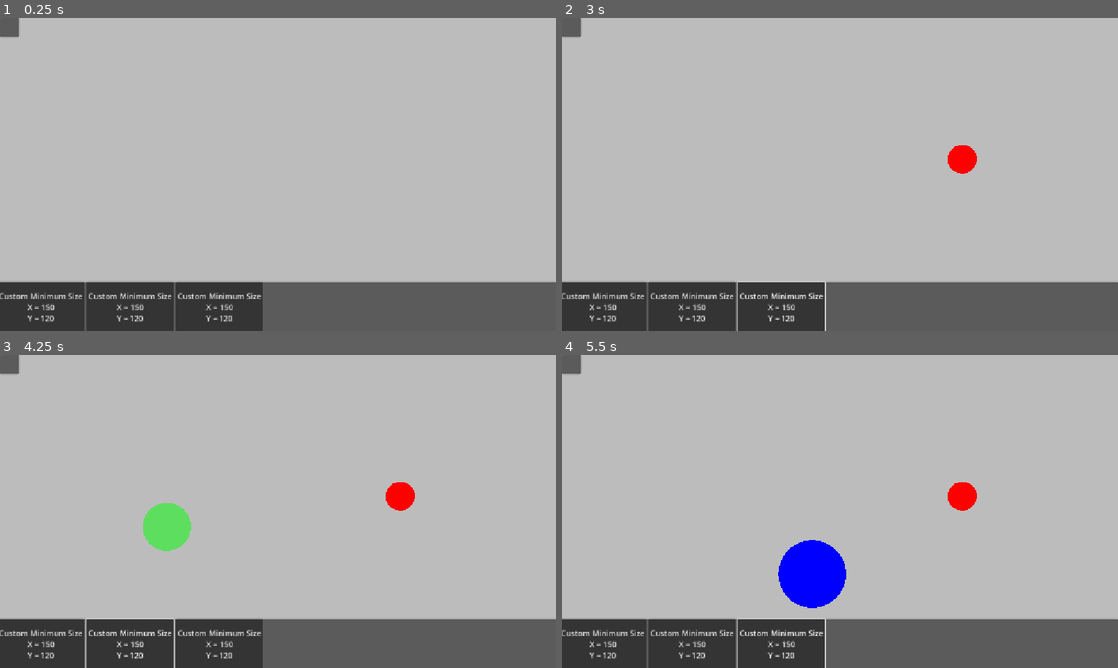
Above: before the commit, frames 1-4 (two rows, left to right).
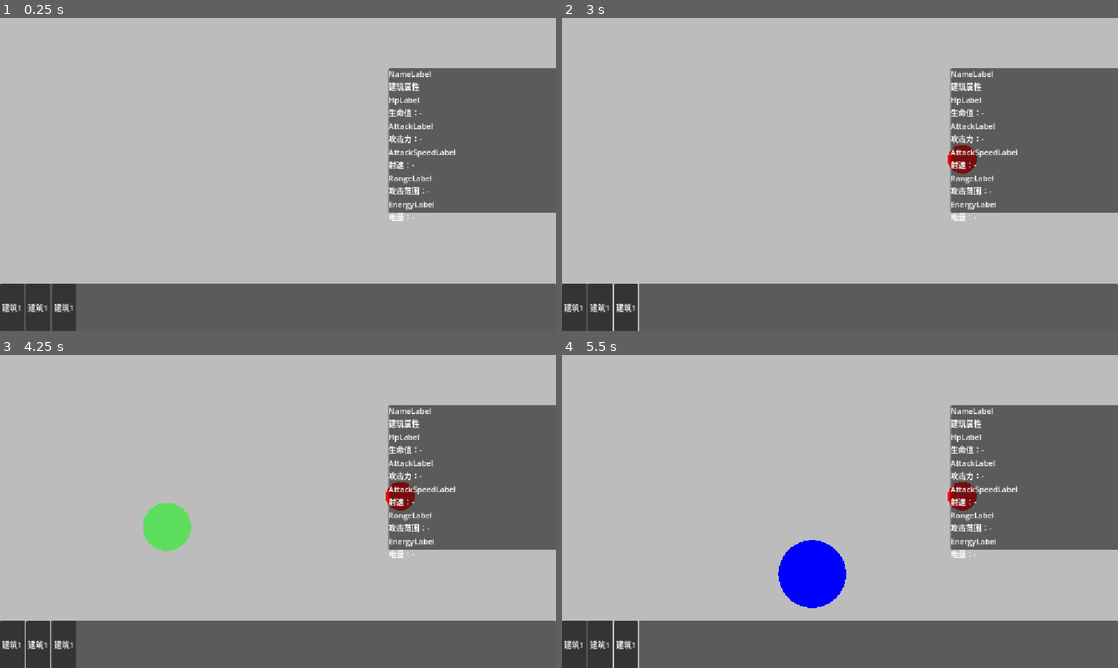
Above: after the commit, the same moments.

Repository: qiyiyuan042/godot_spaceMission
Game: Godot game, scene res://main2.tscn
Same seed, same stepped clock (60 frames per second), same inputs: the game is played once before the commit and once after it.
Inputs (mouse positions are in pixels of both pictures, inside the frame that each line leads up to):
- Up to frame 1 (0.25 s): no input
- Up to frame 2 (3 s): click "Custom Minimum Size X = 150 Y…" (after the commit: "建筑1") at 0.5 s; click "Custom Minimum Size X = 150 Y…" (after the commit: "建筑1") at 1.25 s; click "Custom Minimum Size X = 150 Y…" (after the commit: "建筑1") at 2 s; tap Enter at 2.75 s; move the mouse to (962, 158) at 2.77 s; hold Right (ui_right) from 2.78 s (still down); tap 1 at 2.85 s; click (962, 158) at 2.92 s
- Up to frame 3 (4.25 s): tap Space at 3.5 s; move the mouse to (166, 527) at 3.52 s; release Right (ui_right) at 3.53 s; hold Left (ui_left) from 3.53 s (still down); tap 2 at 3.6 s
- Up to frame 4 (5.5 s): tap Enter at 4.25 s; move the mouse to (895, 442) at 4.27 s; release Left (ui_left) at 4.28 s; hold Right (ui_right) from 4.28 s (still down); tap 3 at 4.35 s; tap Space at 5 s; move the mouse to (812, 574) at 5.02 s; tap Shift at 5.1 s; click (812, 574) at 5.17 s

The runs differ from the first frame. In frame 1, 20% of the frame differs, in the area x 0-100%, y 0-100%; in frame 2, 20%; in frame 3, 20%; in frame 4, 20%.

Commit message:
新增底栏ui

Diff:
--- a/Project_1/test/main2.tscn
+++ b/Project_1/test/main2.tscn
@@ -26,44 +26,74 @@
 
 [node name="UI" type="CanvasLayer" parent="." unique_id=1697875001]
 
-[node name="BottomPanel" type="Panel" parent="UI" unique_id=48209085]
+[node name="BottomPanel" type="Panel" parent="UI" unique_id=1141778948]
 anchors_preset = -1
-anchor_top = 1.0
-anchor_right = 0.33854166
+anchor_top = 0.85
+anchor_right = 1.0
 anchor_bottom = 1.0
-offset_left = -6.0
-offset_top = -102.0
-offset_right = 762.0
-offset_bottom = 6.0
-grow_horizontal = 2
-grow_vertical = 0
+
+[node name="Cards" type="HBoxContainer" parent="UI/BottomPanel" unique_id=1569504794]
+layout_mode = 1
+anchors_preset = -1
+anchor_right = 1.0
+anchor_bottom = 1.0
 offset_transform_enabled = true
-offset_transform_visual_only = false
-metadata/_edit_use_anchors_ = true
 
-[node name="Cards" type="HBoxContainer" parent="UI/BottomPanel" unique_id=1847190022]
-layout_mode = 0
-offset_right = 76.0
-offset_bottom = 105.0
+[node name="BuildingCard1" type="Button" parent="UI/BottomPanel/Cards" unique_id=1031503680]
+layout_mode = 2
+offset_transform_enabled = true
+text = "建筑1"
 
-[node name="BuildingCard1" type="Button" parent="UI/BottomPanel/Cards" unique_id=1734401585]
+[node name="BuildingCard2" type="Button" parent="UI/BottomPanel/Cards" unique_id=1609969938]
 layout_mode = 2
-text = "Custom Minimum Size
-X = 150
-Y = 120"
+offset_transform_enabled = true
+text = "建筑1"
 
-[node name="BuildingCard2" type="Button" parent="UI/BottomPanel/Cards" unique_id=1871287084]
+[node name="BuildingCard3" type="Button" parent="UI/BottomPanel/Cards" unique_id=662964138]
 layout_mode = 2
-text = "Custom Minimum Size
-X = 150
-Y = 120"
-
-[node name="BuildingCard3" type="Button" parent="UI/BottomPanel/Cards" unique_id=1062931967]
-layout_mode = 2
-text = "Custom Minimum Size
-X = 150
-Y = 120"
+offset_transform_enabled = true
+text = "建筑1"
 
 [node name="BuildingInfo" type="Panel" parent="UI" unique_id=687419815]
+offset_left = 805.0
+offset_top = 104.0
+offset_right = 1155.0
+offset_bottom = 404.0
+
+[node name="InfoContainer" type="VBoxContainer" parent="UI/BuildingInfo" unique_id=134839291]
+layout_mode = 0
 offset_right = 40.0
 offset_bottom = 40.0
+
+[node name="NameLabel" type="Label" parent="UI/BuildingInfo/InfoContainer" unique_id=115638411]
+layout_mode = 2
+text = "NameLabel
+建筑属性"
+
+[node name="HpLabel" type="Label" parent="UI/BuildingInfo/InfoContainer" unique_id=524839941]
+layout_mode = 2
+text = "HpLabel
+生命值：-"
+
+[node name="AttackLabel" type="Label" parent="UI/BuildingInfo/InfoContainer" unique_id=1105447233]
+layout_mode = 2
+text = "AttackLabel
+攻击力：-"
+
+[node name="AttackSpeedLabel" type="Label" parent="UI/BuildingInfo/InfoContainer" unique_id=1225824719]
+layout_mode = 2
+text = "AttackSpeedLabel
+射速：-"
+
+[node name="RangeLabel" type="Label" parent="UI/BuildingInfo/InfoContainer" unique_id=1618431968]
+layout_mode = 2
+text = "RangeLabel
+攻击范围：-"
+
+[node name="EnergyLabel" type="Label" parent="UI/BuildingInfo/InfoContainer" unique_id=1018063068]
+layout_mode = 2
+text = "EnergyLabel
+电量：-"
+
+[node name="Label7" type="Label" parent="UI/BuildingInfo/InfoContainer" unique_id=415317563]
+layout_mode = 2
